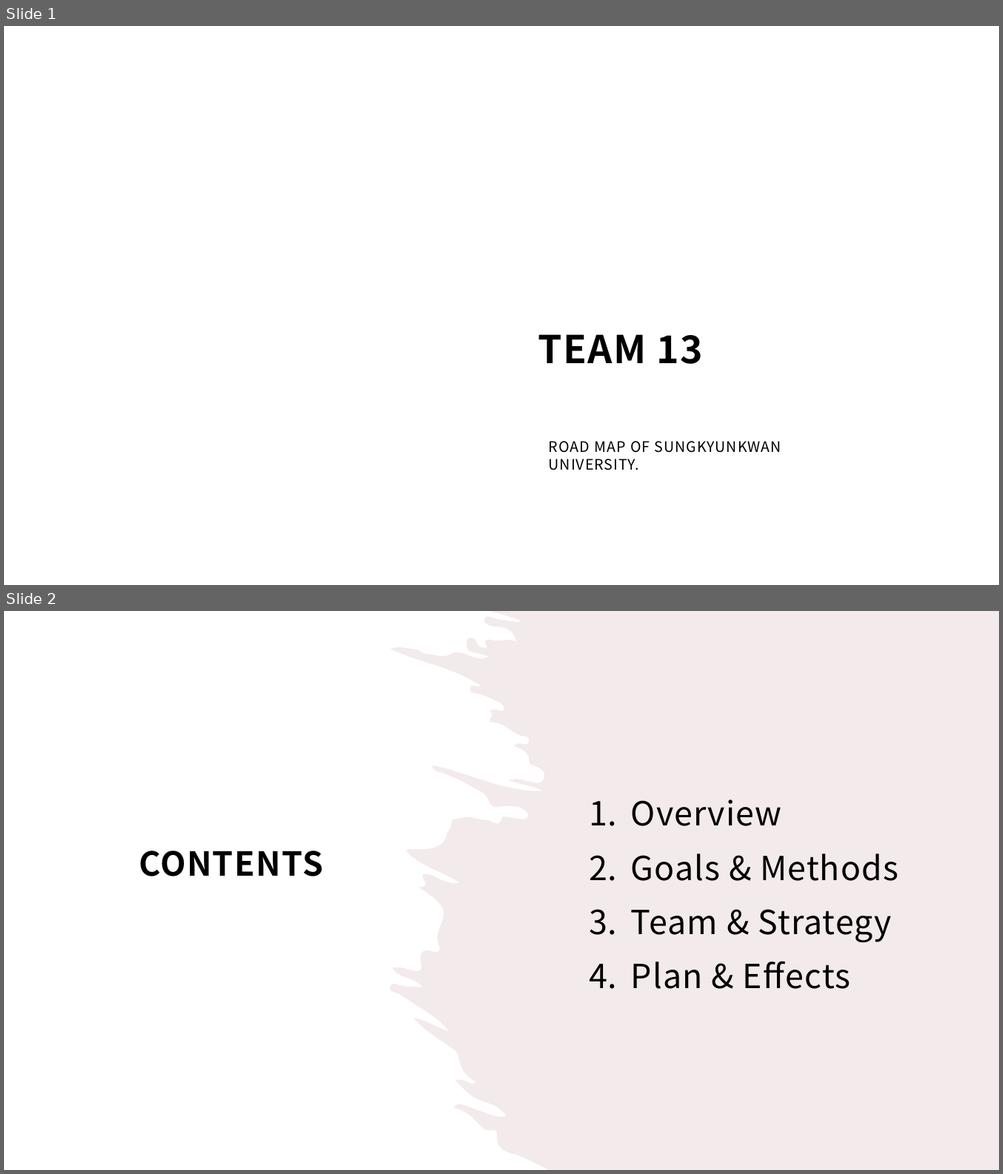
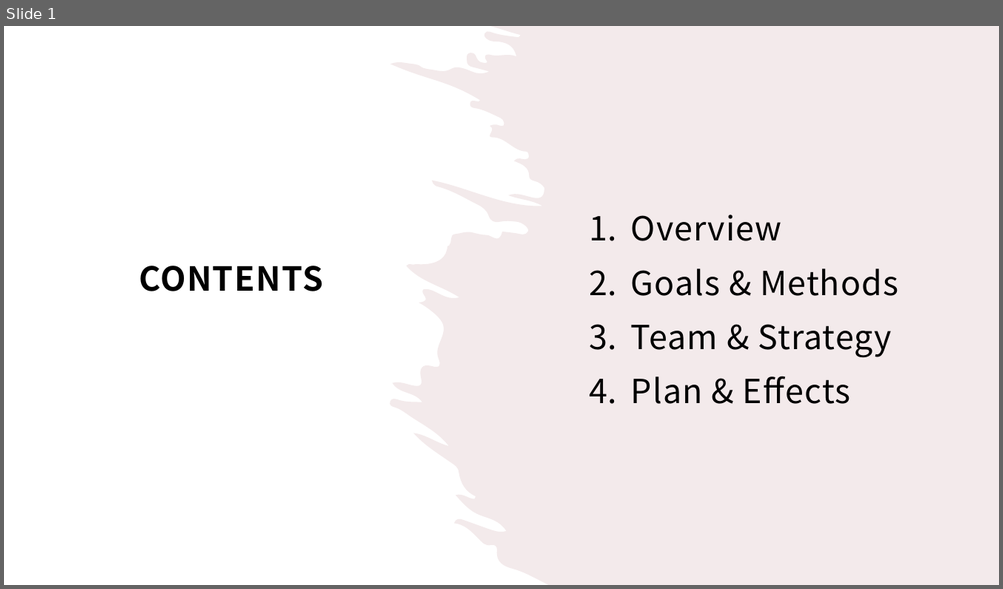
Before and after one commit to droongma/2021spring_41class_team13, a slide deck: 팀플제안서ppt.pptx. Shown one above the other, each under a label of ours: slides 1 and 2 before the commit, slide 1 after it. The pictures are 1003x1174 and 1003x589 pixels, drawn with LibreOffice and Linux fonts; fonts in the diff are those of the drawing; background and template pictures are left out. Boxes give left, top, right and bottom in pixels: in the first picture for what was removed or moved away, otherwise in the second. Text is boxed around its words. In the diff, an @@ line names an element or a change of style, - is before the commit and + after.

```diff
--- a/팀플제안서ppt.pptx
+++ b/팀플제안서ppt.pptx
@@ slide 1 removed at <box>4,26,999,585</box>, background picture (left out) @@
@@ rectangle removed at <box>4,26,999,585</box> @@
@@ freeform shape removed at <box>365,256,973,534</box> @@
@@ title removed at <box>538,335,703,364</box> @@
-TEAM 13
@@ subtitle removed at <box>549,441,781,471</box> @@
-ROAD MAP OF SUNGKYUNKWAN UNIVERSITY.
@@ what was slide 2 is now slide 1 @@
```
Also in this commit, not shown: 6 slides added, 3 other slides removed.
